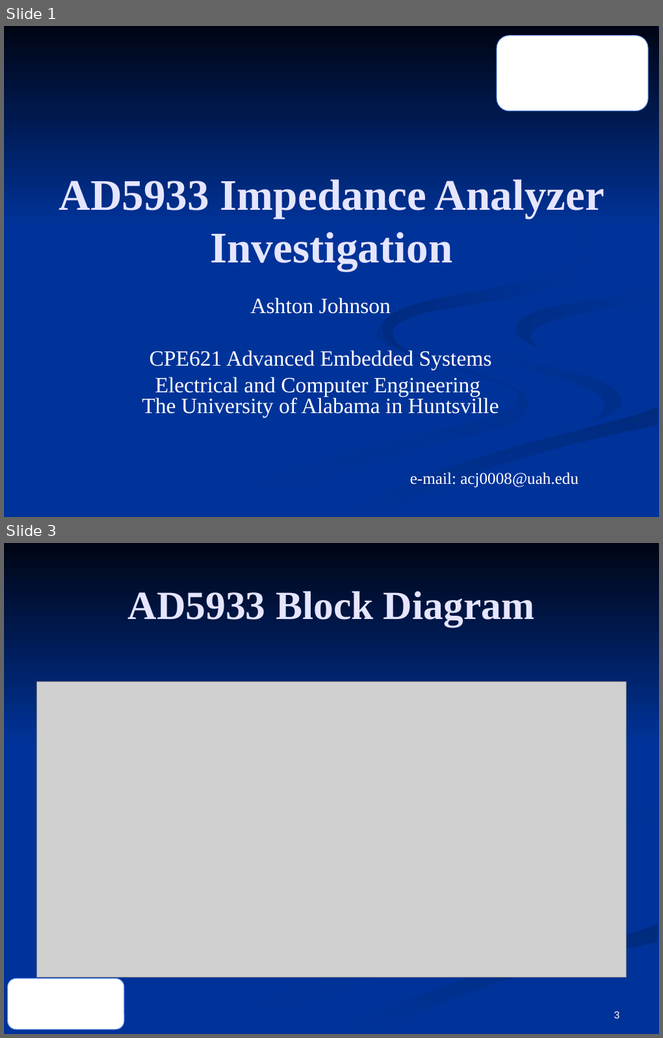
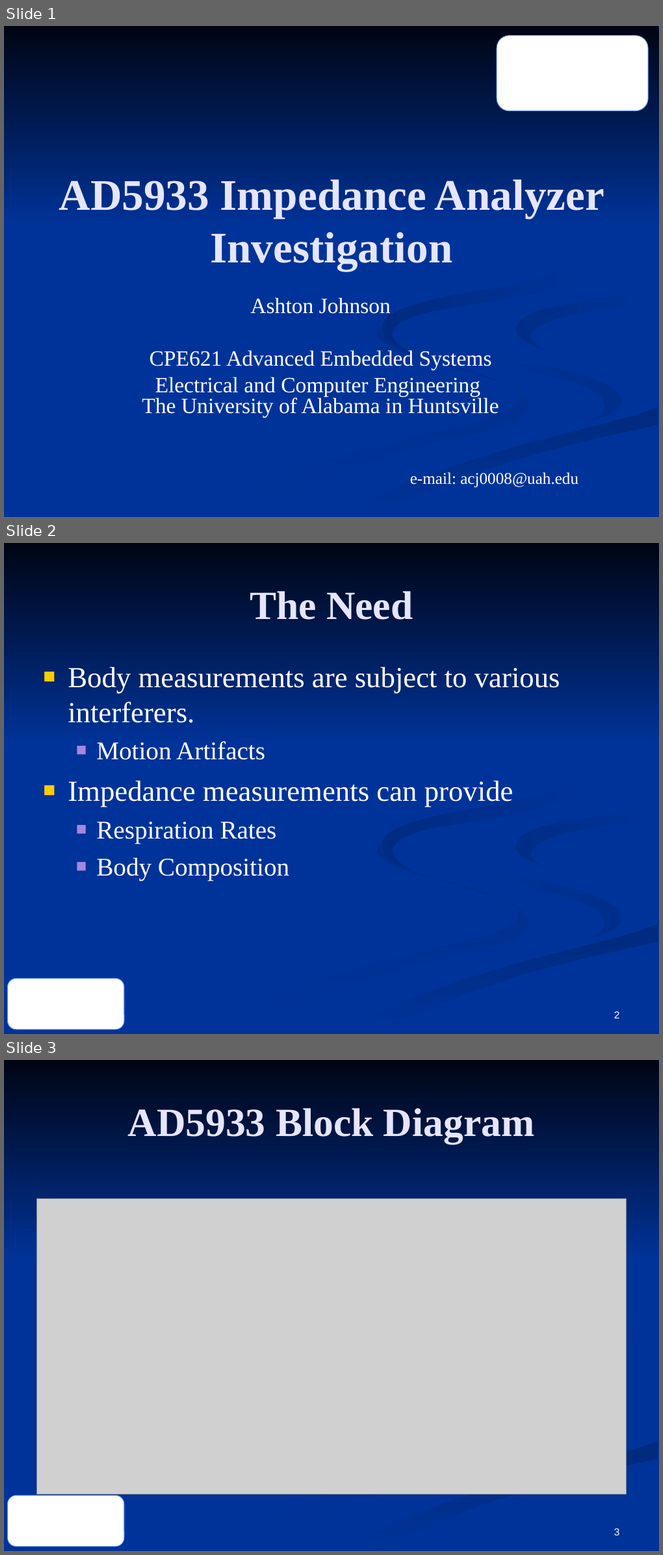
Before and after one commit to ashtonchase/ad5933_analyzer, a slide deck: documentation/621_proposal.odp. Shown one above the other, each under a label of ours: slides 1 and 3 before the commit, slides 1, 2 and 3 after it; the slides between them are not shown. The pictures are 663x1038 and 663x1555 pixels, drawn with LibreOffice and Linux fonts; fonts in the diff are those of the drawing; grey boxes stand for pictures; background and template pictures are left out. Boxes give left, top, right and bottom in pixels: in the first picture for what was removed or moved away, otherwise in the second. Text is boxed around its words. In the diff, an @@ line names an element or a change of style, - is before the commit and + after.

```diff
--- a/documentation/621_proposal.odp
+++ b/documentation/621_proposal.odp
@@ slide 2 added at box(4, 543, 659, 1034), background #003399; not listed: 8 template elements that a slide beside it also shows @@
@@ title added at box(250, 591, 413, 620), 44 pt, text #E5E5FF, bold @@
+The Need
@@ text added at box(68, 667, 560, 881), 32 pt, text #FFFFFF @@
+■ Body measurements are subject to various interferers.
+  ■ Motion Artifacts
+■ Impedance measurements can provide
+  ■ Respiration Rates
+  ■ Body Composition
@@ page number added at box(614, 1012, 620, 1019), 11.1 pt, text #FFFFFF @@
+2
```
Also in this commit, not shown: 1 slide removed, 3 other files.
